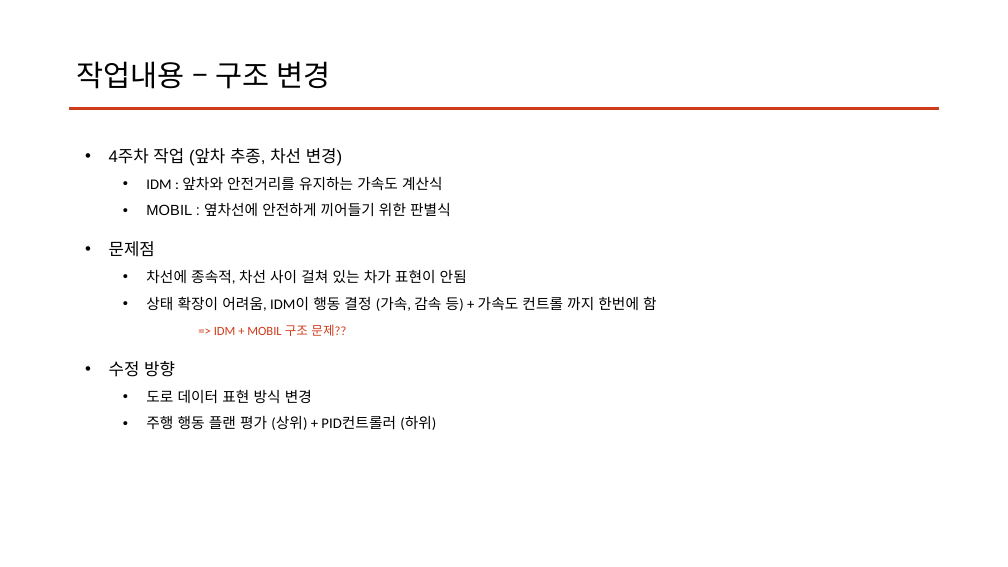
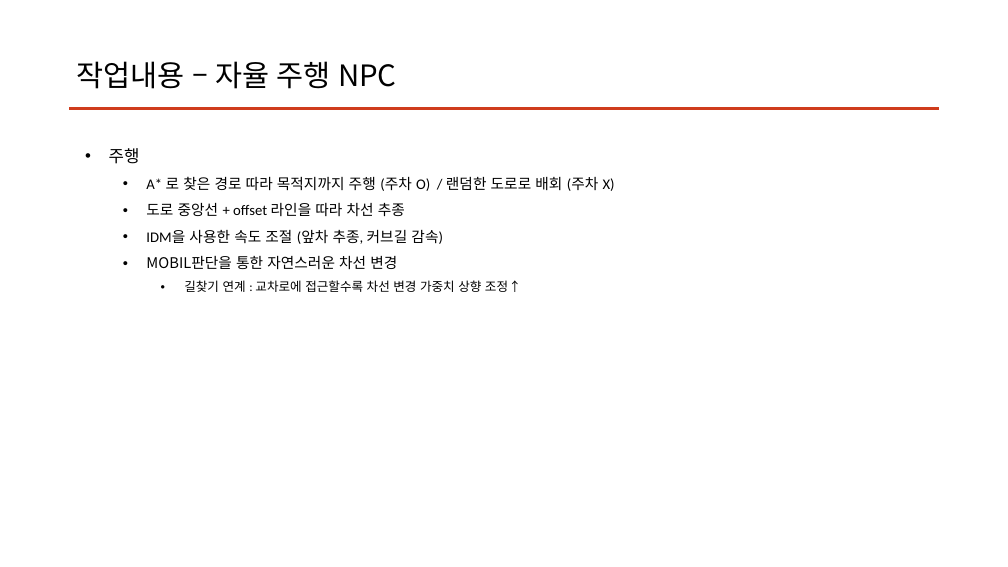
Before and after one commit to clwmrndl92/PA26-Car-Road-AI-Sim, a slide deck: slide 4 of Report/6주차.pptx. Drawn at 1008x567 pixels with LibreOffice and Linux fonts; fonts in the diff are those of the drawing. Boxes give left, top, right and bottom in pixels: in the first picture for what was removed or moved away, otherwise in the second. Text is boxed around its words. In the diff, an @@ line names an element or a change of style, - is before the commit and + after.

```diff
--- a/Report/6주차.pptx
+++ b/Report/6주차.pptx
@@ title at (77,61,397,89): text changed @@
-작업내용 – 구조 변경
+작업내용 – 자율 주행 NPC
@@ text at (109,148,615,292): text changed @@
-• 4주차 작업 (앞차 추종, 차선 변경)
-  • IDM : 앞차와 안전거리를 유지하는 가속도 계산식
-  • MOBIL : 옆차선에 안전하게 끼어들기 위한 판별식
-• 문제점
-  • 차선에 종속적, 차선 사이 걸쳐 있는 차가 표현이 안됨
-  • 상태 확장이 어려움, IDM이 행동 결정 (가속, 감속 등) + 가속도 컨트롤 까지 한번에 함
-  => IDM + MOBIL 구조 문제??
-• 수정 방향
-  • 도로 데이터 표현 방식 변경
-  • 주행 행동 플랜 평가 (상위) + PID컨트롤러 (하위)
+• 주행
+  • A* 로 찾은 경로 따라 목적지까지 주행 (주차 O) / 랜덤한 도로로 배회 (주차 X)
+  • 도로 중앙선 + offset 라인을 따라 차선 추종
+  • IDM을 사용한 속도 조절 (앞차 추종, 커브길 감속)
+  • MOBIL판단을 통한 자연스러운 차선 변경
+    • 길찾기 연계 : 교차로에 접근할수록 차선 변경 가중치 상향 조정↑
```
Also in this commit, not shown: 1 other slide changed, 4 slides added, 7 other files.
